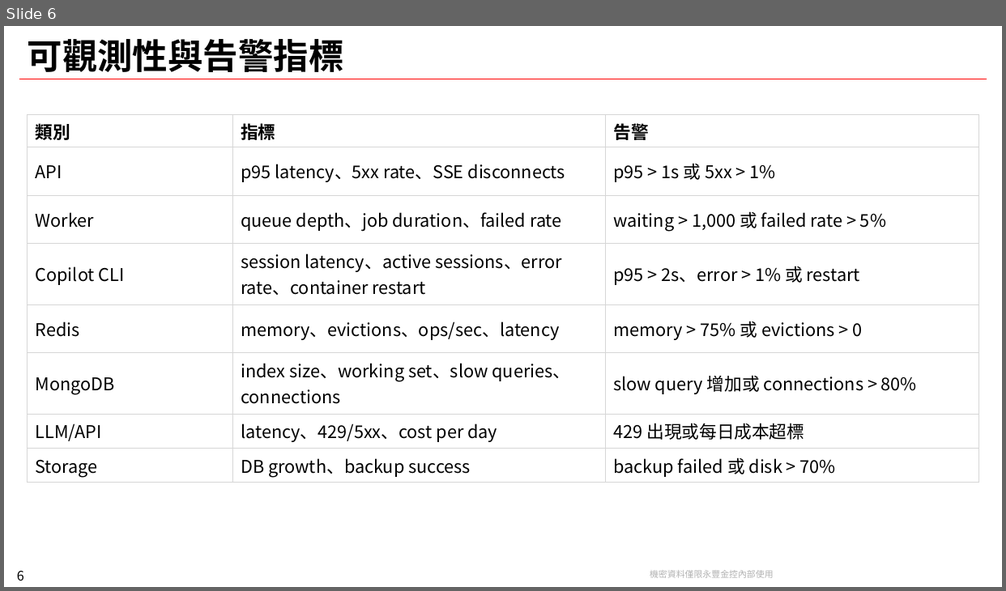
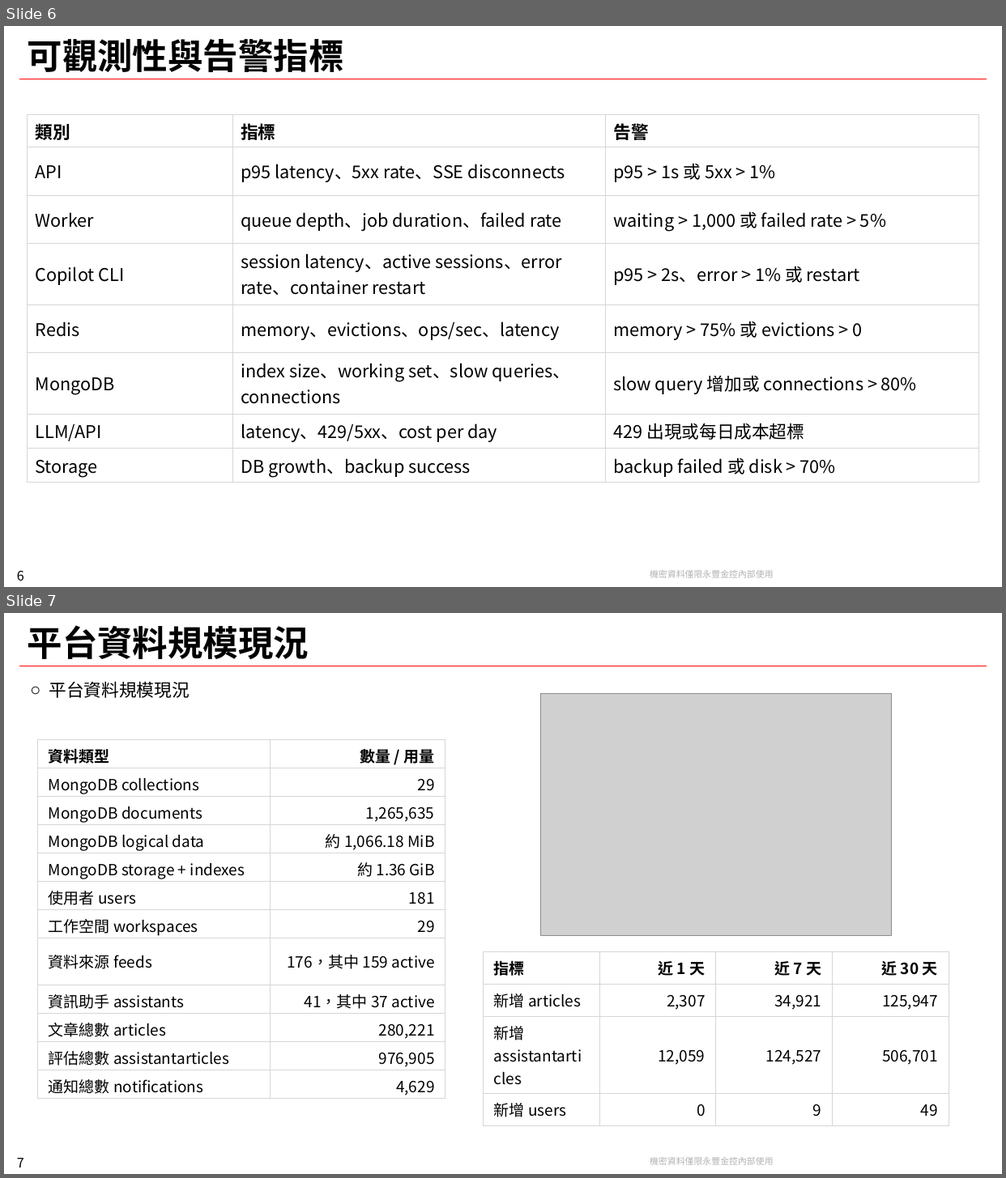
Before and after one commit to chunkai1312/temp, a slide deck: infogather.pptx. Shown one above the other, each under a label of ours: slide 6 before the commit, slides 6 and 7 after it. The pictures are 1006x591 and 1006x1178 pixels, drawn with LibreOffice and Linux fonts; fonts in the diff are those of the drawing; grey boxes stand for pictures; background and template pictures are left out. Boxes give left, top, right and bottom in pixels: in the first picture for what was removed or moved away, otherwise in the second. Text is boxed around its words. In the diff, an @@ line names an element or a change of style, - is before the commit and + after.

Commit message:
chore: add

```diff
--- a/infogather.pptx
+++ b/infogather.pptx
@@ slide 7 added at box(4, 613, 1002, 1174), background #FFFFFF; not listed: 3 template elements that a slide beside it also shows @@
@@ title added at box(27, 625, 309, 659), 32 pt, text #000000, bold @@
+平台資料規模現況
@@ text added at box(49, 681, 189, 698), 16 pt, text #000000 @@
+○ 平台資料規模現況
@@ picture added at box(540, 694, 891, 936) @@
@@ table added at box(37, 739, 445, 1099), 12 rows, 2 columns @@
+資料類型 | 數量 / 用量
+MongoDB collections | 29
+MongoDB documents | 1,265,635
+MongoDB logical data | 約 1,066.18 MiB
+MongoDB storage + indexes | 約 1.36 GiB
+使用者 users | 181
+工作空間 workspaces | 29
+資料來源 feeds | 176，其中 159 active
+資訊助手 assistants | 41，其中 37 active
+文章總數 articles | 280,221
+評估總數 assistantarticles | 976,905
+通知總數 notifications | 4,629
@@ table added at box(484, 952, 948, 1121), 4 rows, 4 columns @@
+指標 | 近 1 天 | 近 7 天 | 近 30 天
+新增 articles | 2,307 | 34,921 | 125,947
+新增 assistantarticles | 12,059 | 124,527 | 506,701
+新增 users | 0 | 9 | 49
```
